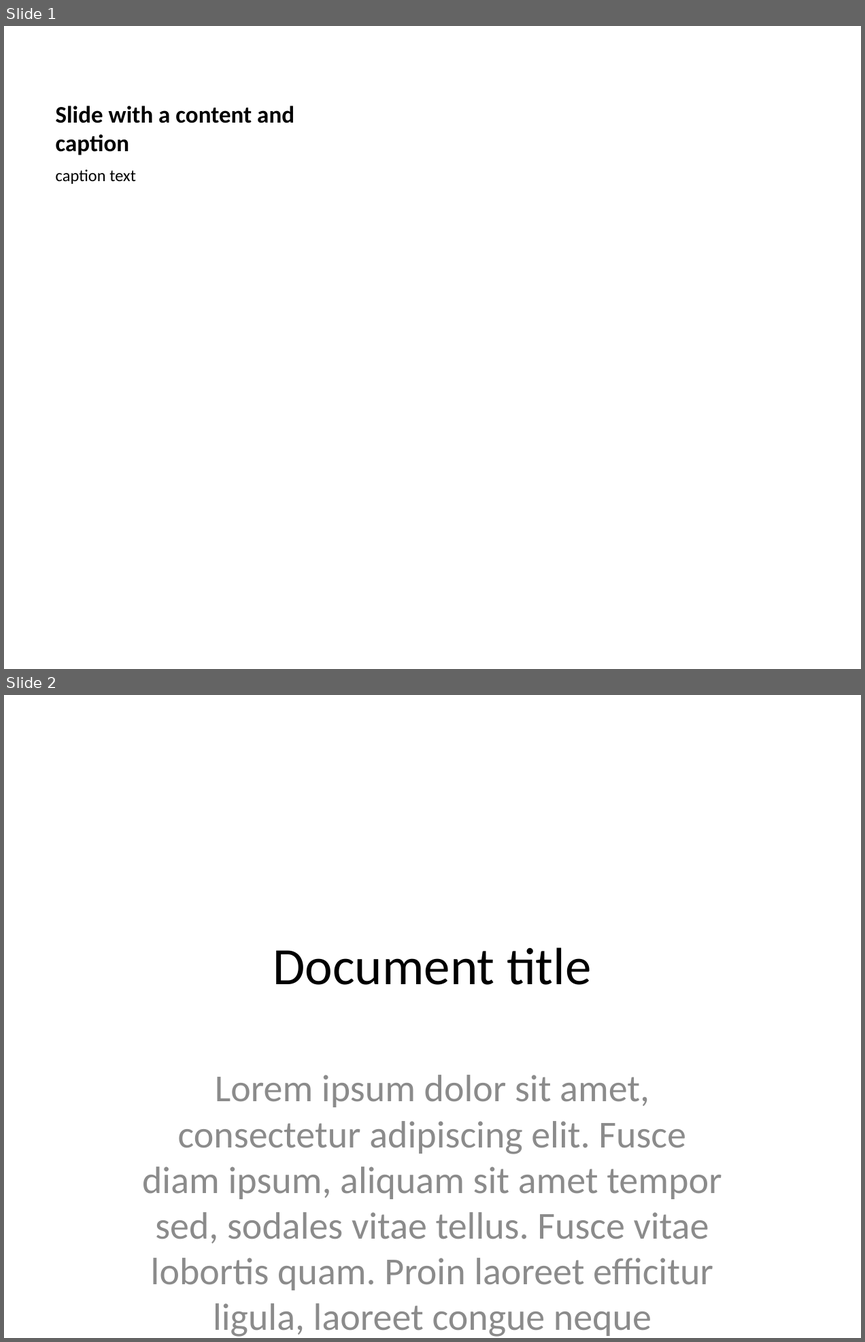
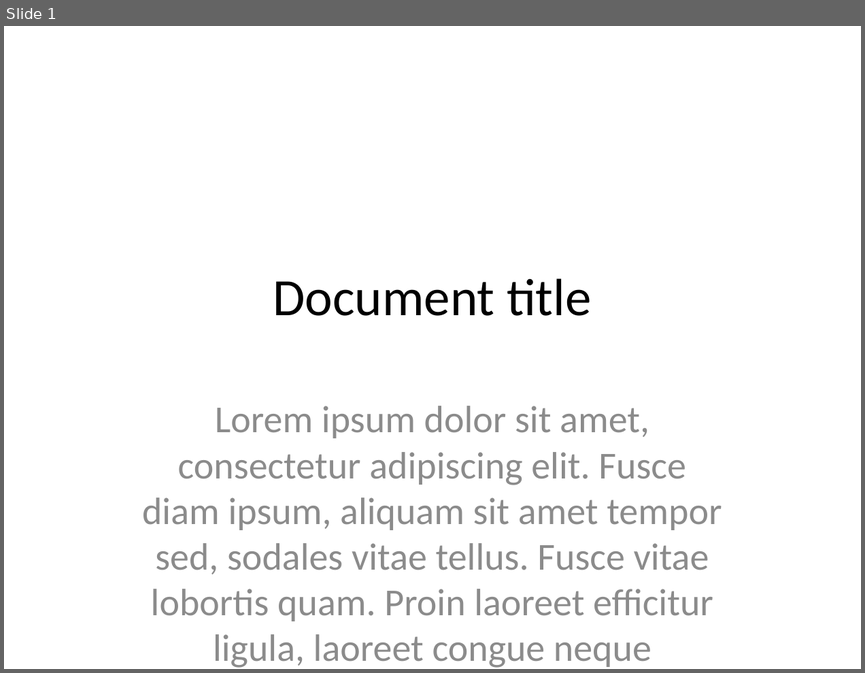
Before and after one commit to GremyTrullier/PFE-Text2Slide, a slide deck: python-pptx/testjson2.pptx. Shown one above the other, each under a label of ours: slides 1 and 2 before the commit, slide 1 after it. The pictures are 865x1342 and 865x673 pixels, drawn with LibreOffice and Linux fonts; fonts in the diff are those of the drawing. Boxes give left, top, right and bottom in pixels: in the first picture for what was removed or moved away, otherwise in the second. Text is boxed around its words. In the diff, an @@ line names an element or a change of style, - is before the commit and + after.

```diff
--- a/python-pptx/testjson2.pptx
+++ b/python-pptx/testjson2.pptx
@@ slide 1 removed at (4, 26, 861, 669), background #FFFFFF @@
@@ title removed at (56, 106, 294, 155) @@
-Slide with a content and caption
@@ text removed at (56, 169, 136, 184) @@
-caption text
@@ what was slide 2 is now slide 1 @@
```
Also in this commit, not shown: 3 slides changed, 1 other file.
